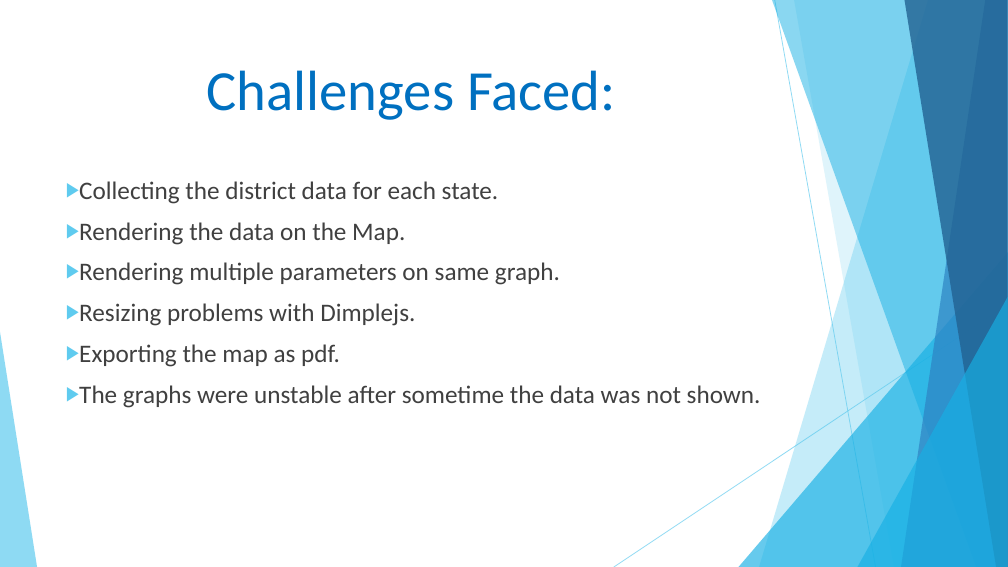
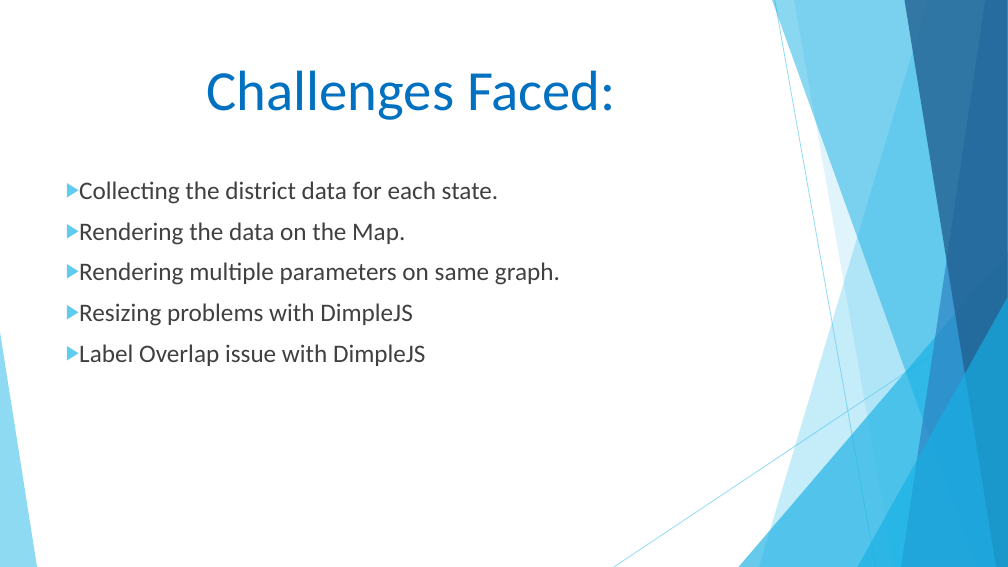
Before and after one commit to theshubhamp-zz/HAD, a slide deck: slide 17 of docs/HAD project.pptx (slide 16 before the commit). Drawn at 1008x567 pixels with LibreOffice and Linux fonts; fonts in the diff are those of the drawing. Boxes give left, top, right and bottom in pixels: in the first picture for what was removed or moved away, otherwise in the second. Text is boxed around its words. In the diff, an @@ line names an element or a change of style, - is before the commit and + after.

```diff
--- a/docs/HAD project.pptx
+++ b/docs/HAD project.pptx
@@ text at (79,303,425,366): text changed @@
-▶ Resizing problems with Dimplejs.
-▶ Exporting the map as pdf.
-▶ The graphs were unstable after sometime the data was not shown.
+▶ Resizing problems with DimpleJS
+▶ Label Overlap issue with DimpleJS
```
Also in this commit, not shown: 1 other slide changed, 1 slide added.
